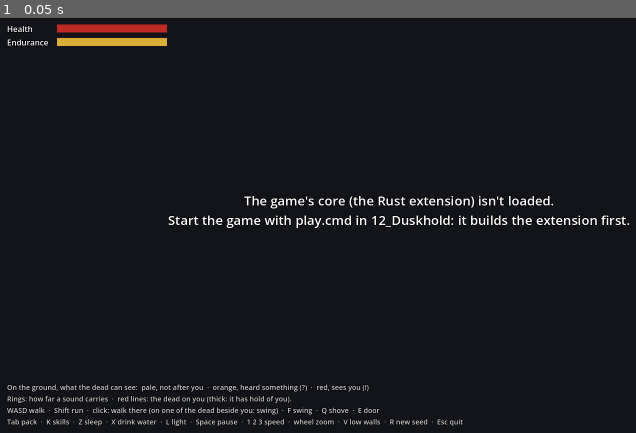
Above: before the commit, frame 1.
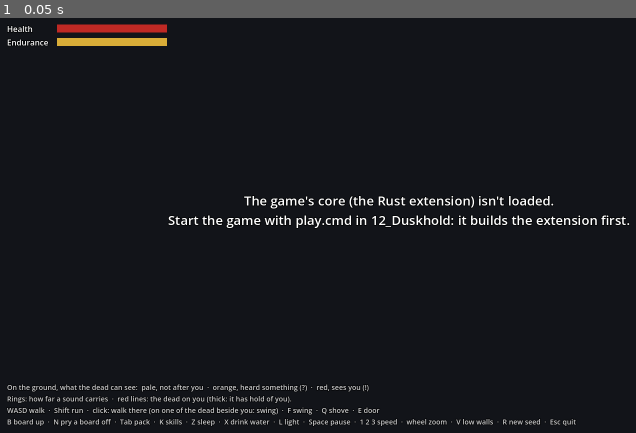
Above: after the commit, the same moment.

Repository: Mossenheimen/Duskhold
Game: Godot game, scene res://main.tscn
Two runs of this game, one before a commit and one after it. Both use one fixed random seed, a clock stepped at 60 frames per second and the inputs below.
Inputs:
- Up to frame 1 (0.05 s): no input

The runs differ from the first frame. In frame 1, 0.8% of the frame differs, in the area x 1-91%, y 96-99%.

Commit message:
Duskhold: barricades, and a design review of what's built (step 5, slice 7)
Slice 7: boards nailed across doors and windows (a plank, two nails and a
hammer each), which the dead beat through before the door; prying them
off; Carpentry as the seventh skill.

Review: the dead groan when they catch sight of prey and the others come;
a blow on a downed foe spares the weapon; a shove from a hold needs a free
hand. Retuned in data so that light, weapon noise and the dead's tell are
real choices, with a test holding the game's data to the light trade.
CONCEPT.md draft 4 and ARCHITECTURE.md draft 3, with step 6 in slices.

Co-Authored-By: Claude <noreply@anthropic.com>

Diff:
--- a/client/chunk_view.gd
+++ b/client/chunk_view.gd
@@ -21,6 +21,10 @@
 ]
 const WALL := Color(0.66, 0.63, 0.57)
 const DOOR := Color(0.38, 0.25, 0.15)
+const BOARD := Color(0.62, 0.48, 0.3)
+## Room across an opening for this many boards; each one tilts a little, nailed by hand.
+const BOARD_SLOTS := 4
+const BOARD_TILT := 9.0
 const FENCE := Color(0.45, 0.38, 0.3)
 const TRUNK := Color(0.3, 0.23, 0.17)
 const LEAVES := Color(0.24, 0.33, 0.21)
@@ -91,13 +95,17 @@
 	var solid: Array[Transform3D] = []
 	var colours := PackedColorArray()
 	var glass: Array[Transform3D] = []
+	var planks: Array[Transform3D] = []
+	var plank_colours := PackedColorArray()
 	for i in range(0, _edges.size(), 4):
 		var x := _edges[i]
 		var y := _edges[i + 1]
 		var west := _edges[i + 2] == SIDE_WEST
+		var kind := _edges[i + 3] & 15
+		var boards := _edges[i + 3] >> 4
 		# Each piece of the edge: from, to (heights), and what it is.
 		var pieces := []
-		match _edges[i + 3]:
+		match kind:
 			EDGE_WALL:
 				pieces = [[0.0, WALL_HEIGHT, "wall"]]
 			EDGE_DOOR_SHUT:
@@ -128,7 +136,24 @@
 			else:
 				solid.append(place)
 				colours.append({"wall": WALL, "door": DOOR, "fence": FENCE}[what].srgb_to_linear())
+		# Boards nailed across a door or window, sticking out a little on both sides.
+		var opening := Vector2(0.2, DOOR_TOP - 0.15) if kind in [EDGE_DOOR_SHUT, EDGE_DOOR_OPEN] \
+			else Vector2(SILL, WINDOW_TOP)
+		for b in boards:
+			var mid := opening.x + (b + 0.5) * (opening.y - opening.x) / BOARD_SLOTS
+			if mid > height:
+				continue
+			var size := Vector3(WALL_THICKNESS * 1.8, 0.15, 1.08) if west else Vector3(1.08, 0.15, WALL_THICKNESS * 1.8)
+			var tilt := deg_to_rad(BOARD_TILT if b % 2 == 0 else -BOARD_TILT)
+			var turn := Basis(Vector3.RIGHT, tilt) if west else Basis(Vector3.BACK, tilt)
+			var centre := Vector3(x, mid, y + 0.5) if west else Vector3(x + 0.5, mid, y)
+			planks.append(Transform3D(turn * Basis.from_scale(size), centre))
+			plank_colours.append(BOARD.darkened(_shade(x + b, y)).srgb_to_linear())
 	_add_cut_away(_walls, BoxMesh.new(), solid, colours)
+	# Boards aren't cut away, as glass isn't: the ones you've just nailed are right beside you,
+	# where the cut-away is, and you want to see them.
+	if not planks.is_empty():
+		_walls.add_child(_instances(BoxMesh.new(), planks, plank_colours, _materials["plain"]))
 	var white := PackedColorArray()
 	white.resize(glass.size())
 	white.fill(Color.WHITE)
--- a/client/hud.gd
+++ b/client/hud.gd
@@ -6,7 +6,7 @@
 const LINE_LIFE := 6.0  # seconds a line of news stays
 const FLASH_LIFE := 0.6
 
-const CONTROLS := "WASD walk  ·  Shift run  ·  click: walk there (on one of the dead beside you: swing)  ·  F swing  ·  Q shove  ·  E door\nTab pack  ·  K skills  ·  Z sleep  ·  X  …(115 unchanged characters)…
+const CONTROLS := "WASD walk  ·  Shift run  ·  click: walk there (on one of the dead beside you: swing)  ·  F swing  ·  Q shove  ·  E door\nB board up  ·  N pry a board off  ·  Tab pack  ·  K skills  ·  Z sleep  ·  X  …(115 unchanged characters)…
 const LEGEND := "On the ground, what the dead can see:  pale, not after you  ·  orange, heard something (?)  ·  red, sees you (!)\nRings: how far a sound carries  ·  red lines: the dead on you (thick: it has hold of you)."
 
 ## The moodles, by DuskWorld.character_moodles() code: a name for each level, what it does to
@@ -108,7 +108,7 @@
 
 ## The seed, the clock (DuskWorld.clock()), the speed dial (1, 2, 5; more while you sleep).
 func show_state(world_seed: int, clock: PackedInt32Array, speed: int, paused: bool) -> void:
-	_state.text = "DUSKHOLD  ·  build step 5: skills\n%s  ·  Seed %d  ·  %d×" % [
+	_state.text = "DUSKHOLD  ·  build step 5: barricades\n%s  ·  Seed %d  ·  %d×" % [
 		time_of_day(clock), world_seed, speed]
 	_paused.visible = paused
 
@@ -169,8 +169,9 @@
 	return label
 
 
-## Your body, from DuskWorld.character_body() and character_wounds().
-func show_body(body: PackedInt32Array, wounds: PackedStringArray) -> void:
+## Your body, from DuskWorld.character_body() and character_wounds(). `can_shove` is the core's
+## answer (DuskWorld.can_shove()): held with both hands full, there's only the struggle.
+func show_body(body: PackedInt32Array, wounds: PackedStringArray, can_shove := true) -> void:
 	if body.size() < 5:
 		return
 	_health.value = body[0] / 10.0
@@ -178,13 +179,16 @@
 	_breath.text = "Out of breath" if body[2] == 1 else ""
 	_wounds.text = "\n".join(wounds)
 	var holding := body[5] if body.size() > 5 and body[3] == 0 else 0
+	var shove := "Q shove it off" if holding == 1 else "Q shove one off"
+	if not can_shove:
+		shove = "no hand free to shove (weapon and light)"
 	match holding:
 		0:
 			_held.text = ""
 		1:
-			_held.text = "IT HAS HOLD OF YOU\nF struggle  ·  Q shove it off"
+			_held.text = "IT HAS HOLD OF YOU\nF struggle  ·  %s" % shove
 		_:
-			_held.text = "%d HAVE HOLD OF YOU\nF struggle  ·  Q shove one off  ·  three drag you down" % holding
+			_held.text = "%d HAVE HOLD OF YOU\nF struggle  ·  %s  ·  three drag you down" % [holding, shove]
 
 
 ## The moodle column, from DuskWorld.character_moodles(): rebuilt only when it changes.
--- a/client/main.gd
+++ b/client/main.gd
@@ -10,8 +10,8 @@
 ## start; --zoom=N; --speed=N the speed dial; --data=PATH another data folder (a mod, a test);
 ## --shot=PATH save a picture after --shot-after=SECONDS (default 3) and quit;
 ## --do=S:ACTION,... press swing, shove, door, struggle, drop (the first thing in the pack),
-## sleep, drink (from water), light or skills (the panel) S real seconds in; --news print the
-## news too (for --headless); --hour=H start at that hour of the day.
+## sleep, drink (from water), light, skills (the panel), board or unboard S real seconds in;
+## --news print the news too (for --headless); --hour=H start at that hour of the day.
 
 const MapView = preload("res://map_view.gd")
 const ActorView = preload("res://actor_view.gd")
@@ -67,10 +67,13 @@
 const SKILL_UP := 32
 const SKILL_AT_CAP := 33
 const MASTERED := 34
+const BOARDED := 35
+const UNBOARDED := 36
+const BOARD_BROKE := 37
 ## What your own timed actions are called, by DuskWorld.actor_actions() kind (5 on).
 const DOING := {5: "Struggling", 6: "Taking", 7: "Dropping", 8: "Bandaging", 9: "Taking it in hand",
 	10: "Putting it away", 11: "Lying down", 12: "Drinking", 13: "Eating", 14: "Drinking",
-	15: "Lighting it", 16: "Putting it out"}
+	15: "Lighting it", 16: "Putting it out", 17: "Boarding it up", 18: "Prying a board off"}
 ## A light, by DuskWorld.item_kinds().
 const LIGHT_KIND := 5
 ## Moodles (DuskWorld.character_moodles()) the client acts on.
@@ -239,7 +242,7 @@
 	hud.show_asleep(asleep, clock)
 	var body: PackedInt32Array = dusk.character_body()
 	held = body[5] if body.size() > 5 else 0
-	hud.show_body(body, dusk.character_wounds())
+	hud.show_body(body, dusk.character_wounds(), dusk.can_shove())
 	var doing := _my_action()
 	bag.refresh(doing.x != 0, dead)
 	skills.refresh(dead)
@@ -281,9 +284,18 @@
 		else:
 			dusk.attack(0, 0)
 	elif event.is_action_pressed("shove") and not dead:
+		if not dusk.can_shove():
+			hud.say("No hand free to shove with: struggle (F).")
 		dusk.shove(0, 0)
 	elif event.is_action_pressed("door") and not dead:
+		var pry: int = dusk.board_check(true)
+		if pry > 0 or pry == -4:
+			hud.say("It's boarded up. N pries a board off (with a hammer).")
 		dusk.use_door()
+	elif event.is_action_pressed("board") and not dead:
+		_board_up()
+	elif event.is_action_pressed("unboard") and not dead:
+		_pry_board()
 	elif event.is_action_pressed("sleep") and not dead:
 		_sleep_or_wake()
 	elif event.is_action_pressed("drink") and not dead:
@@ -365,6 +377,37 @@
 			dusk.sleep()
 
 
+## B: nail a board across the door or window beside you. The core says whether you can; this
+## says why not.
+func _board_up() -> void:
+	match dusk.board_check(false):
+		-1:
+			hud.say("There's no door or window beside you to board up.")
+		-2:
+			hud.say("Shut the door first.")
+		-3:
+			hud.say("It won't take another board.")
+		-4:
+			hud.say("You need a hammer.")
+		-5:
+			hud.say("You need a plank.")
+		-6:
+			hud.say("You need nails: two a board.")
+		_:
+			dusk.board()
+
+
+## N: pry a board off the boarded door or window beside you.
+func _pry_board() -> void:
+	match dusk.board_check(true):
+		-1:
+			hud.say("There's nothing boarded up beside you.")
+		-4:
+			hud.say("You need a hammer to pry it off.")
+		_:
+			dusk.unboard()
+
+
 ## Asleep, time runs at SLEEP_SPEED; awake again, at the speed it was.
 func _sleep_speed(asleep: bool) -> void:
 	if asleep and not sleeping:
@@ -532,6 +575,17 @@
 			MASTERED:
 				if who == me:
 					hud.say("You mastered %s: level %d, and on to 10." % [_skill_name(extra), extra % 100])
+			BOARDED:
+				map_view.refresh_edge(Vector2i(events[i + 3], events[i + 4]))
+				if who == me:
+					hud.say("You nailed a board across it: %d on it now." % extra)
+			UNBOARDED:
+				map_view.refresh_edge(Vector2i(events[i + 3], events[i + 4]))
+				if who == me:
+					hud.say("You pried a board off: %d left." % extra)
+			BOARD_BROKE:
+				map_view.refresh_edge(Vector2i(events[i + 3], events[i + 4]))
+				hud.say("The last board gave way!" if extra == 0 else "A board gave way! %d left." % extra)
 
 
 ## Whether actor `i` stands beside you.
@@ -705,6 +759,8 @@
 		"low_walls": [KEY_V],
 		"pack": [KEY_TAB],
 		"skills": [KEY_K],
+		"board": [KEY_B],
+		"unboard": [KEY_N],
 		"restart": [KEY_R],
 		"quit": [KEY_ESCAPE],
 	}
@@ -784,6 +840,10 @@
 				_light_or_douse()
 			"skills":
 				skills.toggle()
+			"board":
+				_board_up()
+			"unboard":
+				_pry_board()
 
 
 ## Your own timed action: (its kind, how far through it is out of 1000), or (0, 0).
Not shown, changed: ARCHITECTURE.md
Not shown, changed: CLAUDE.md
Not shown, changed: CONCEPT.md
Not shown, changed: crates/dusk-cli/src/main.rs
Not shown, changed: crates/dusk-core/src/actor.rs
Not shown, added: crates/dusk-core/src/barricade.rs
Not shown, changed: crates/dusk-core/src/combat.rs
Not shown, changed: crates/dusk-core/src/demo.rs
Not shown, changed: crates/dusk-core/src/grid.rs
Not shown, changed: crates/dusk-core/src/items.rs
Not shown, changed: crates/dusk-core/src/lib.rs
Not shown, changed: crates/dusk-core/src/senses.rs
(and 16 more such lines)
